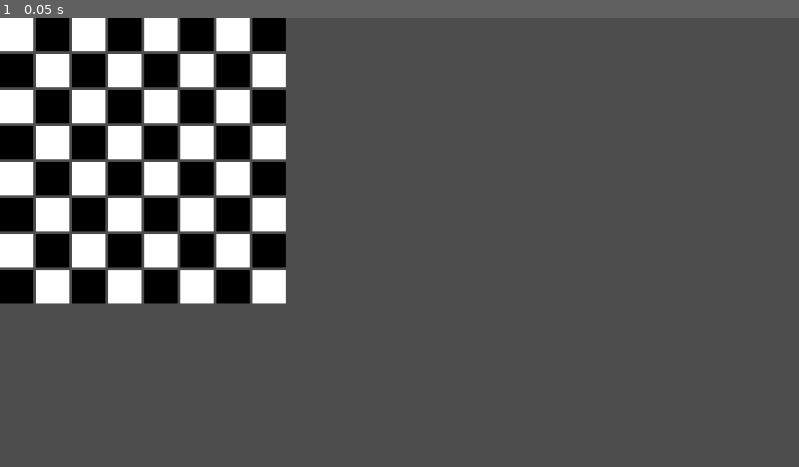
Above: before the commit, frame 1.
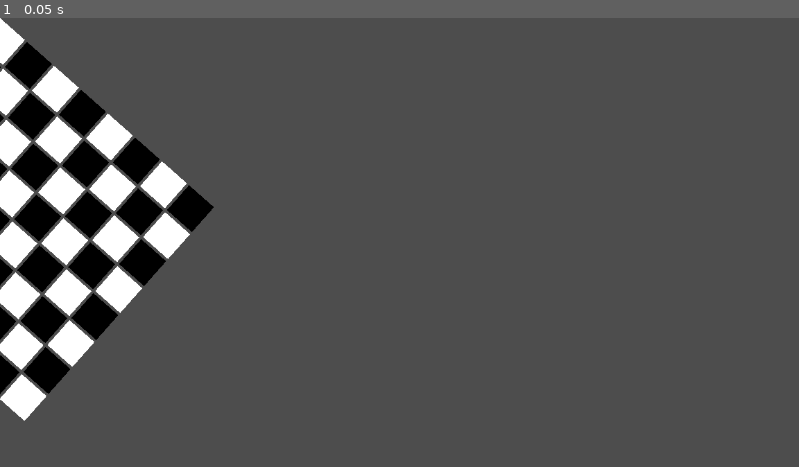
Above: after the commit, the same moment.

Repository: sonnypyo/GodotProject
Game: Godot game, scene res://board.tscn
Two runs of this game, one before a commit and one after it. Both use one fixed random seed, a clock stepped at 60 frames per second and the inputs below. The project has no main scene, so this scene is started directly.
Inputs:
- Up to frame 1 (0.05 s): no input

The runs differ from the first frame. In frame 1, 20% of the frame differs, in the area x 0-36%, y 0-90%.

Commit message:
12/4 SJP
회전

Diff:
--- a/godotfinalproject/board.tscn
+++ b/godotfinalproject/board.tscn
@@ -8,6 +8,7 @@
 anchor_bottom = 1.0
 grow_horizontal = 2
 grow_vertical = 2
+rotation = 0.72469
 
 [node name="rank8" type="HBoxContainer" parent="."]
 layout_mode = 2
Not shown: 1 places in godotfinalproject/board.tscn that only renumber resources
